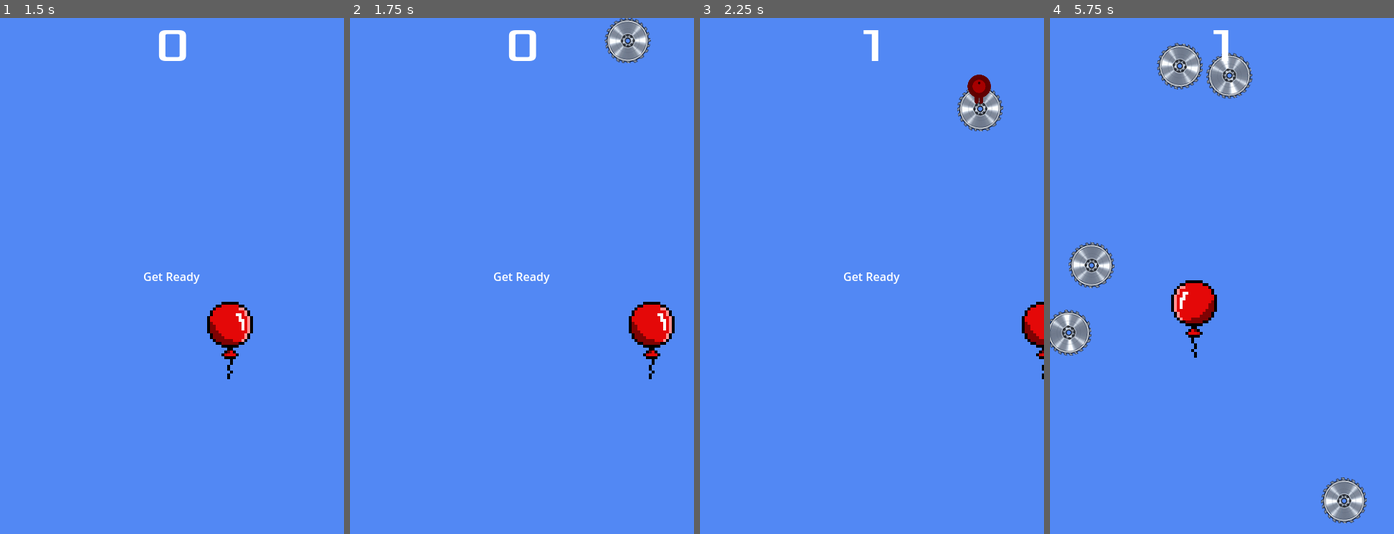
Above: before the commit, frames 1-4 (left to right).
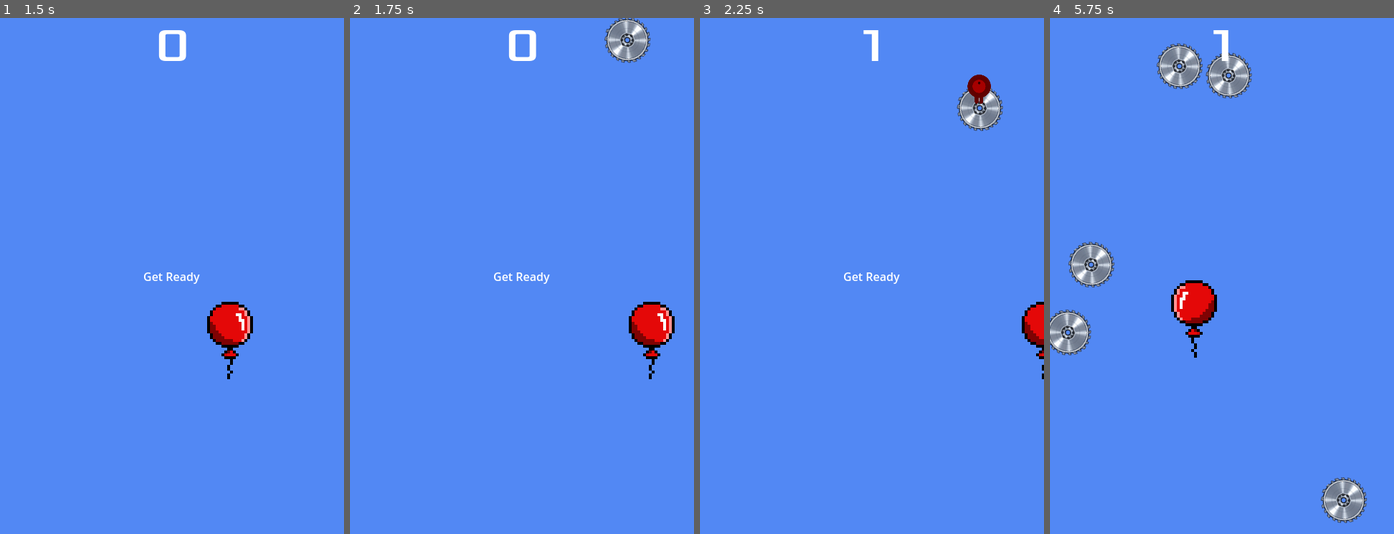
Above: after the commit, the same moments.

Repository: Turik556/First2D
Game: Godot game, scene res://Scenes/main.tscn
Same seed, same stepped clock (60 frames per second), same inputs: the game is played once before the commit and once after it.
Inputs (mouse positions are in pixels of both pictures, inside the frame that each line leads up to; where the layout moved, square brackets give the same spot in the first picture):
- Up to frame 1 (1.5 s): click "Start" at 0.5 s; tap Enter at 1.25 s; hold D (move_right) from 1.28 s (still down)
- Up to frame 2 (1.75 s): keep holding D (move_right)
- Up to frame 3 (2.25 s): release D (move_right) at 2 s; click (978, 74) [982, 74] at 2 s
- Up to frame 4 (5.75 s): hold S (move_down) 2.78-3.53 s; hold D (move_right) 3.53-4.28 s; hold W (move_up) 4.28-5.03 s; hold A (move_left) from 5.03 s (still down)

Frame 1 is identical in both runs. In frame 2, 0.6% of the frame differs, in the area x 73-88%, y 0-9%; in frame 3, 0.5%; in frame 4, 2.9%, in the area x 0-93%, y 4-98%.

Commit message:
create saw_64

Diff:
--- a/Scenes/Enemys/mob.tscn
+++ b/Scenes/Enemys/mob.tscn
@@ -41,7 +41,7 @@
 }
 
 [sub_resource type="CircleShape2D" id="CircleShape2D_nb80f"]
-radius = 32.0156
+radius = 32.2025
 
 [sub_resource type="Gradient" id="Gradient_82fmg"]
 offsets = PackedFloat32Array(0.08, 0.626667)
@@ -62,6 +62,7 @@
 libraries = {
 "": SubResource("AnimationLibrary_507ck")
 }
+autoplay = "rotation"
 playback_auto_capture = false
 speed_scale = 2.0
 
--- a/Scenes/Enemys/saw_128.tscn
+++ b/Scenes/Enemys/saw_128.tscn
@@ -1,13 +1,19 @@
-[gd_scene load_steps=3 format=3 uid="uid://b8fo4f7bqh0e3"]
+[gd_scene load_steps=4 format=3 uid="uid://b8fo4f7bqh0e3"]
 
 [ext_resource type="PackedScene" uid="uid://crmgdl0poacw7" path="res://Scenes/Enemys/mob.tscn" id="1_n7qun"]
 [ext_resource type="Texture2D" uid="uid://8xs5cui2aar0" path="res://art/saw_128/saw_128_0.png" id="2_dj78n"]
+
+[sub_resource type="CircleShape2D" id="CircleShape2D_s7ypm"]
+radius = 61.2046
 
 [node name="Saw_128" instance=ExtResource("1_n7qun")]
 
 [node name="Sprite2D" parent="." index="0"]
 texture = ExtResource("2_dj78n")
 
+[node name="CollisionShape2D" parent="." index="2"]
+shape = SubResource("CircleShape2D_s7ypm")
+
 [node name="VisibleOnScreenNotifier2D" parent="." index="3"]
 position = Vector2(0.280623, -0.201536)
 scale = Vector2(6.37095, 6.21049)
--- /dev/null
+++ b/Scenes/Enemys/saw_64.tscn
@@ -0,0 +1,17 @@
+[gd_scene load_steps=3 format=3 uid="uid://dn3uhqj24rcyi"]
+
+[ext_resource type="PackedScene" uid="uid://crmgdl0poacw7" path="res://Scenes/Enemys/mob.tscn" id="1_ahj64"]
+
+[sub_resource type="CircleShape2D" id="CircleShape2D_8mcuy"]
+radius = 31.0161
+
+[node name="Mob" instance=ExtResource("1_ahj64")]
+
+[node name="CollisionShape2D" parent="." index="2"]
+shape = SubResource("CircleShape2D_8mcuy")
+
+[node name="Button" parent="." index="4"]
+offset_left = -32.0
+offset_top = -32.0
+offset_right = 32.0
+offset_bottom = 32.0
